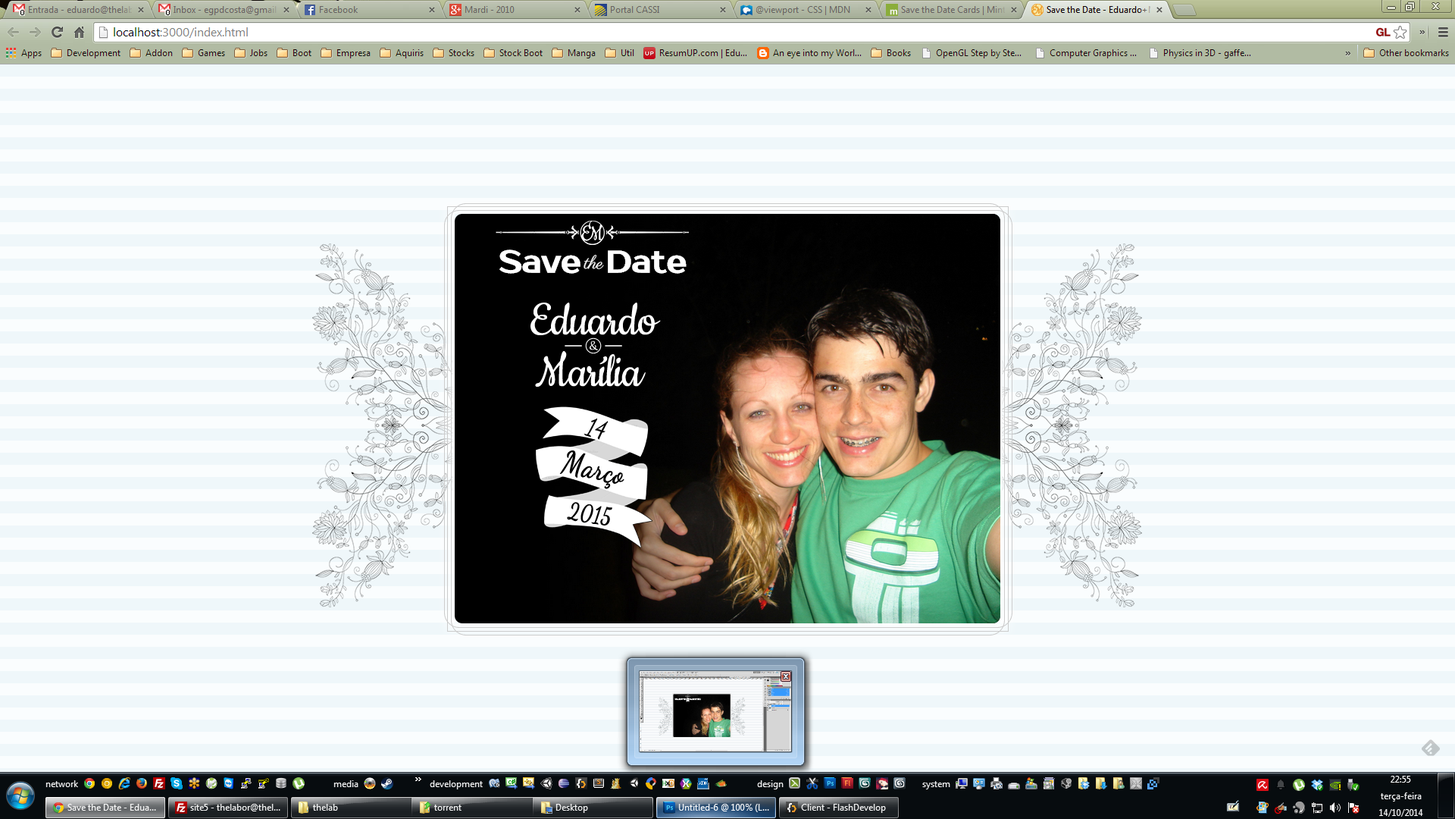
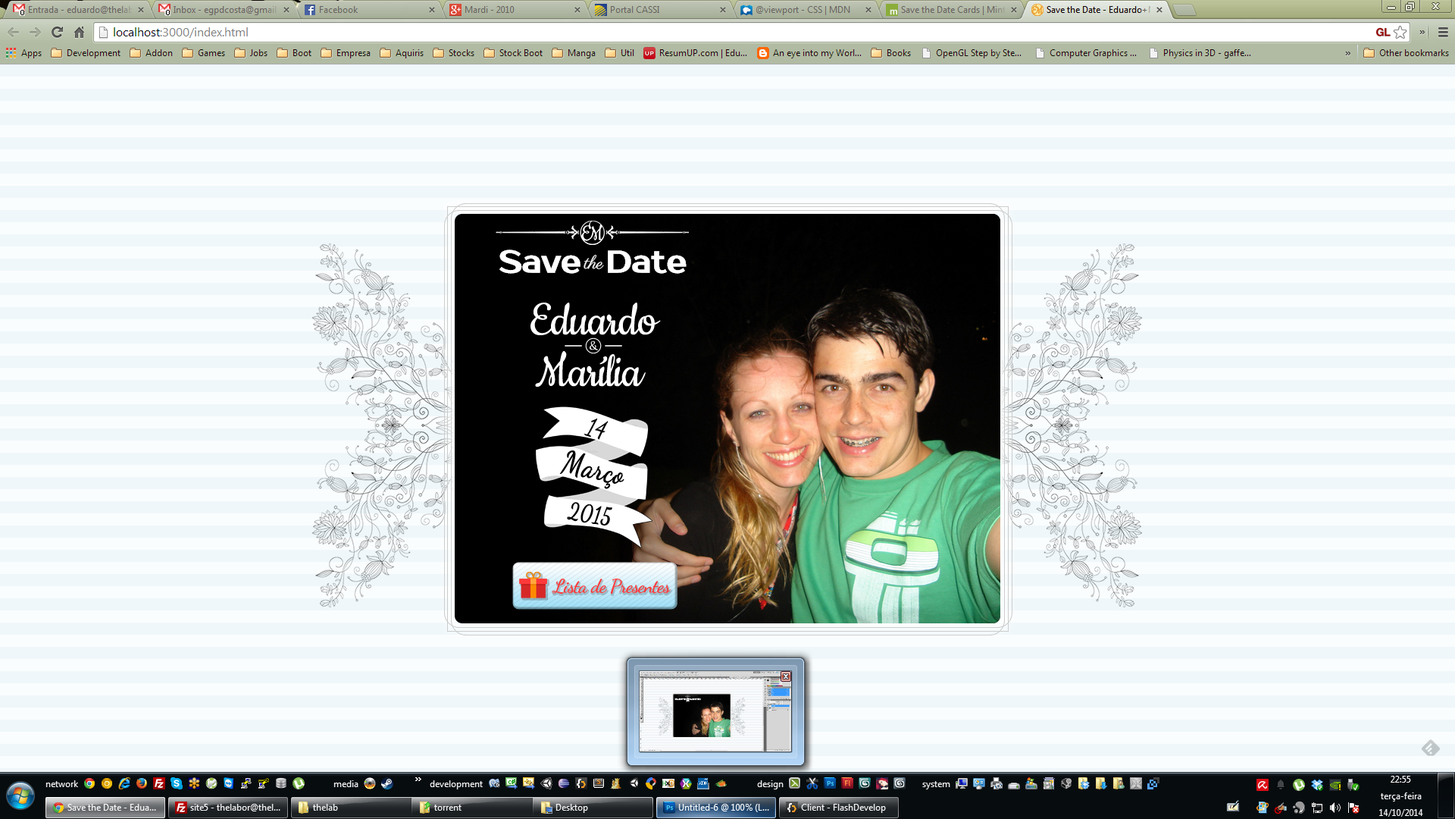
Revision of a layered 1455x819 image; what changed, layer by layer:
added group "button-gift" with 5 layers above "Group 2" over [512, 561, 678, 610]
added layer "Lista de Presentes" in group "button-gift" over [551, 578, 672, 595]
added layer "Layer 4" in group "button-gift" over [519, 571, 548, 599]
added layer "Layer 3" (multiply, 7%) in group "button-gift" over [512, 561, 678, 610]
added layer "Shape 2" in group "button-gift" over [512, 561, 678, 610]
